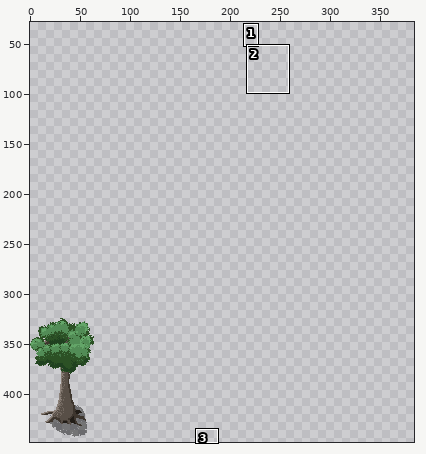
Pixel-art file: tilerunner/sprite files/sprite images/tree.aseprite. Above, an overview of the earlier version with the close-up marked.
Close-up. Before the commit:
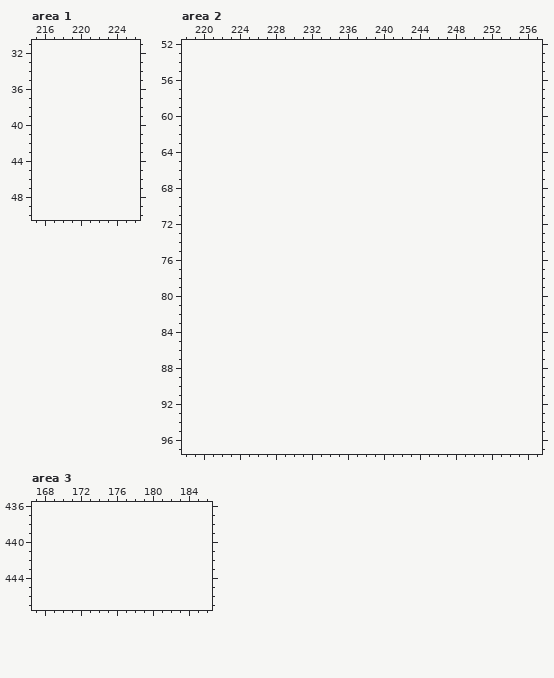
64x128 pixels, 1 frame. Pixels under 10% opacity are left out. Colours within 5 levels of each other are drawn and written as one. Shown: area 1: x 215..226, y 31..50; area 2: x 218..257, y 52..97; area 3: x 167..186, y 436..447. The old version is drawn lined up with the new one, on the new canvas. The wide view leaves out empty margins. The commit also changed other parts of the picture, which this record leaves out.
After the commit:
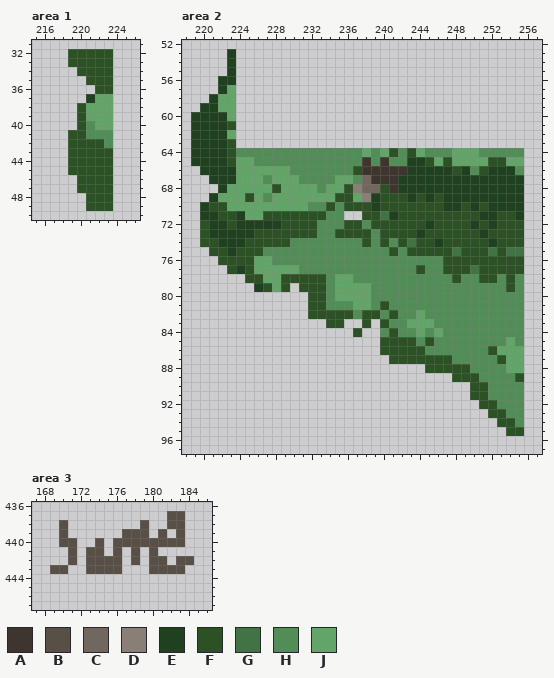
Palette (. is transparent): A #3e362e  B #584f47  C #71675f  D #8a7f77  E #204120  F #2c5125  G #427344  H #528c56  J #63a568
Change:
canvas 64x128 -> 384x448, the old top-left corner now at 0,320
Changed rows in their new state; - is an unchanged pixel.
Area 1:
first column x 219:
32 FFFFF
33 FFFFF
34 -FFFF
35 --FFF
36 ---FF
37 --EJJ
38 -FJJJ
39 -FJJJ
40 -FHJJ
41 FFHHH
42 FFFFH
43 FFFFF
44 FFFFF
45 FFFFF
46 -FFFF
47 -FFFF
48 --FFF
49 --FFF
Area 2:
first column x 219:
53 ----E--------------------------------
54 ----E--------------------------------
55 ----E--------------------------------
56 ---EE--------------------------------
57 ---EJ--------------------------------
58 --EJJ--------------------------------
59 -EEJJ--------------------------------
60 EEEEJ--------------------------------
61 EEEEF--------------------------------
62 EEEEJ--------------------------------
63 EEEEF--------------------------------
64 EEEEFHHHHHHHHHHHHHHJHJFHFJHHHJJJHHHHH
65 EEEEFJJHHHHHHHHHHHHAHAHHEEFJFJJJJFFJJ
66 -EEEEJJJJJJHHHHHHHFAAAAAEEEEEFEHFEEEH
67 --EEEJJJHJJJHHHHJJHCAAAEEEEEEEEEEEEEE
68 ---EJJJJJFJJJJHJJFDCCFAEEEEEEEEEEEEEE
69 --EJJJFJHJJJJJJJFFJDEFFFEFEFEEEEEEEEE
70 -EFFJJJJJJJJJHHFHFFFEFFFFFFFEEFEFEEEE
71 -EEFFEJJFFFFFFFHH--FFGEFFFFFFFFFEEFFE
72 -FEEFEEEEEFFFFHHHFFHFFFFFFEFFFFEFEFFF
73 -FEEEEEFFFFFFFHHFFFFHFFFFEFFFFFFEFFFF
74 -FFEEEFFFFFHHHHHHHHFHFHFGFFEFFFFFEFFF
75 --FFEFFFHHHHHHHHHHHHHHFHFFFFFGFFFGFGG
76 ---FFFFJJHHHHHHHHHHHHHHHHHHHFFFFFFFFF
77 ----FEFJJJJJHHHHHHHHHHHHHFHHFFFGFFFFF
78 ------FFJJFFFFFHJJHHHHHHHHHHHFHHFFHFH
79 -------EFJF-FFFHJJJJHHHHHHHHHHHHHHHFH
80 -------------FFHJJJJHHHHHHHHHHHHHHHHH
81 -------------FFHHHJJHFHHHHHHHHHHHHHHH
82 -------------FFFFFHFFHFHHJHHHHHHHHHHH
83 ---------------FF--F-FHHJJJHHHHHHHHHH
84 ------------------F--HFHHJHJHHHHHHHHH
85 ---------------------FFFFHFHHHHHHHHJH
86 ---------------------FFFFFHHHHHHHFJJJ
87 ----------------------FFFFFFFHHHHHFJJ
88 --------------------------FFFFFHHHHJJ
89 -----------------------------FFFHHHHF
90 -------------------------------FFHHHH
91 -------------------------------FFHHHH
92 --------------------------------FFHHH
93 ---------------------------------FFHH
94 ----------------------------------FFH
95 -----------------------------------FF
Area 3:
first column x 169:
437 -------------BB-
438 -B--------B--BB-
439 -B------BBB-B-B-
440 -BB--B-BBBBBBBB-
441 --B-BB-B-B-B----
442 --B-BBBB-B-BB-BB
443 BB--BBBB---BBBB-
Changed places in both close-ups, as pixel boxes (x1, y1, x2, y2):
added: (68, 49, 113, 211)
added: (191, 49, 524, 436)
added: (50, 511, 194, 574)
